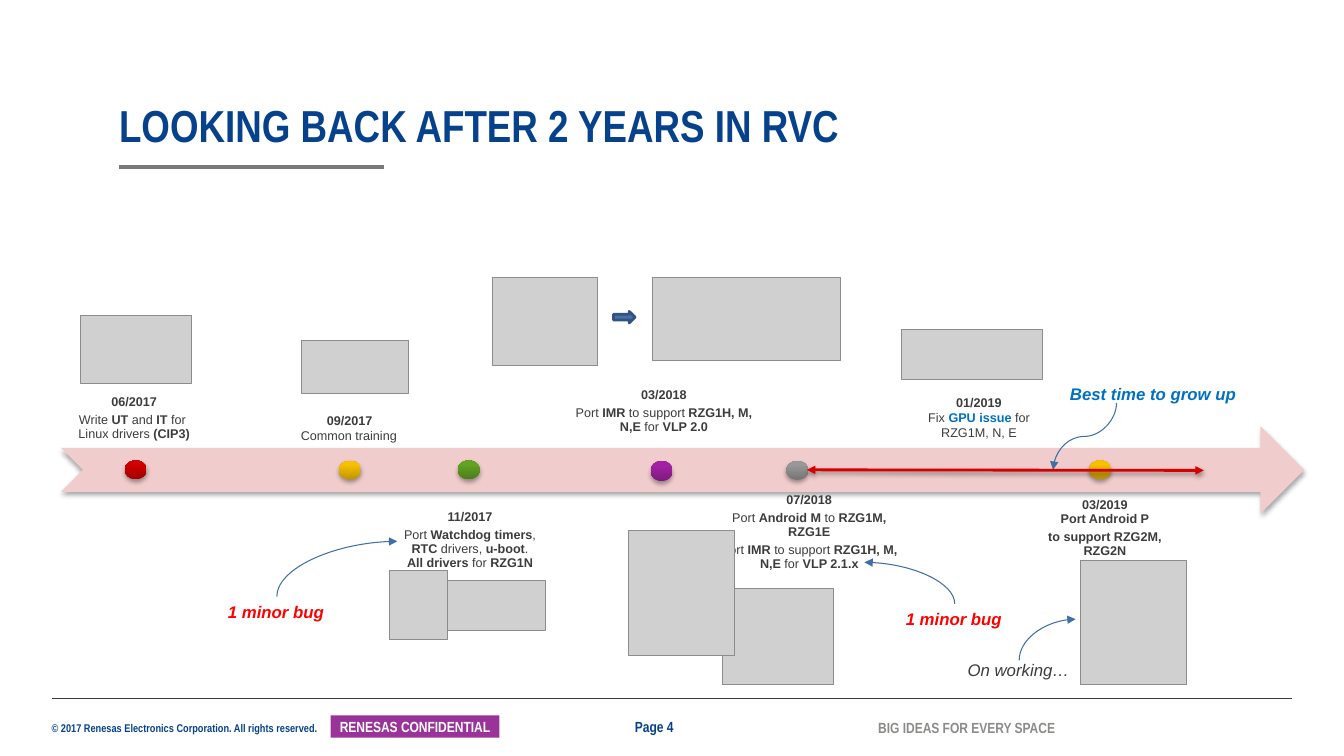
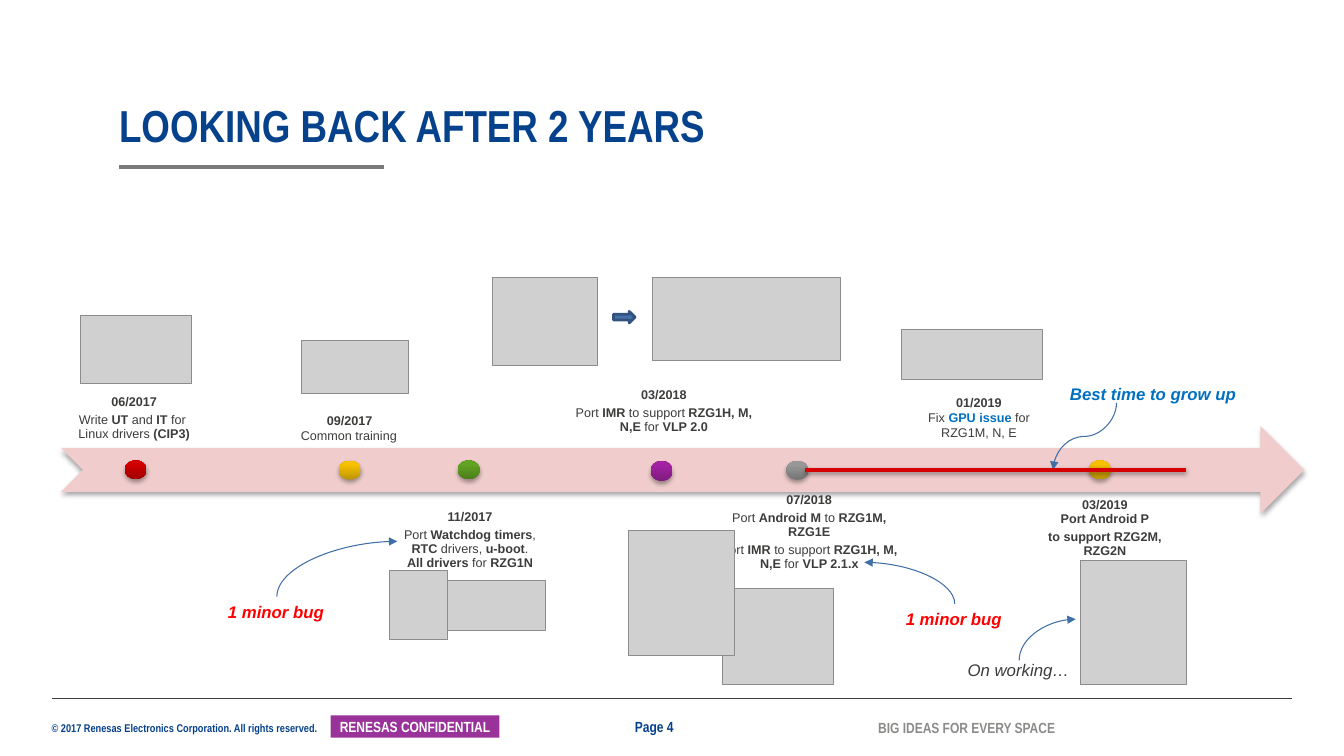
Before and after one commit to tranchikha/myapplication, a slide deck: slide 4 of LAST_TERM/2042_TranChiKha_SS32_MentorMentee_26G.pptx. Drawn at 1344x756 pixels with LibreOffice and Linux fonts; fonts in the diff are those of the drawing; grey boxes stand for pictures; background and template pictures are left out. Boxes give left, top, right and bottom in pixels: in the first picture for what was removed or moved away, otherwise in the second. Text is boxed around its words. In the diff, an @@ line names an element or a change of style, - is before the commit and + after.

```diff
--- a/LAST_TERM/2042_TranChiKha_SS32_MentorMentee_26G.pptx
+++ b/LAST_TERM/2042_TranChiKha_SS32_MentorMentee_26G.pptx
@@ title at (119, 110, 704, 143): text changed @@
-LOOKING BACK AFTER 2 YEARS IN RVC
+LOOKING BACK AFTER 2 YEARS
@@ double arrow moved from (808, 470) - (1204, 471) to (806, 470) - (1187, 470) @@
@@ double arrow (806, 470) - (1187, 470): double arrow to line; stroke #D70000 2 pt to #D70000 3 pt @@
```
Also in this commit, not shown: 3 other slides changed, 1 other file.
